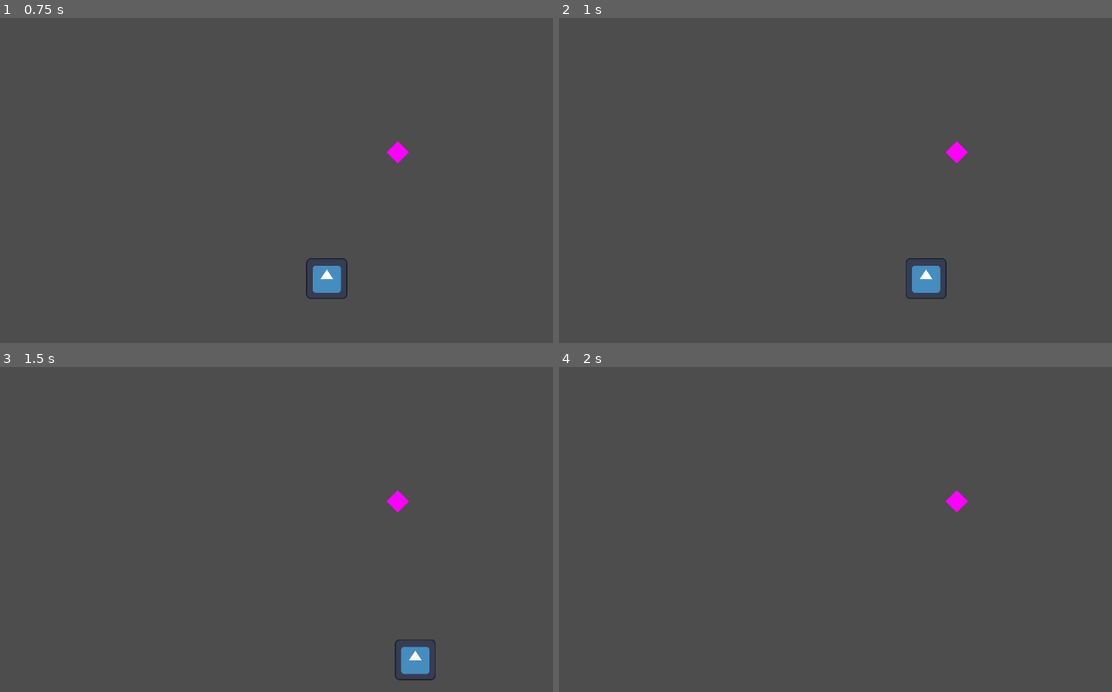
Above: before the commit, frames 1-4 (two rows, left to right).
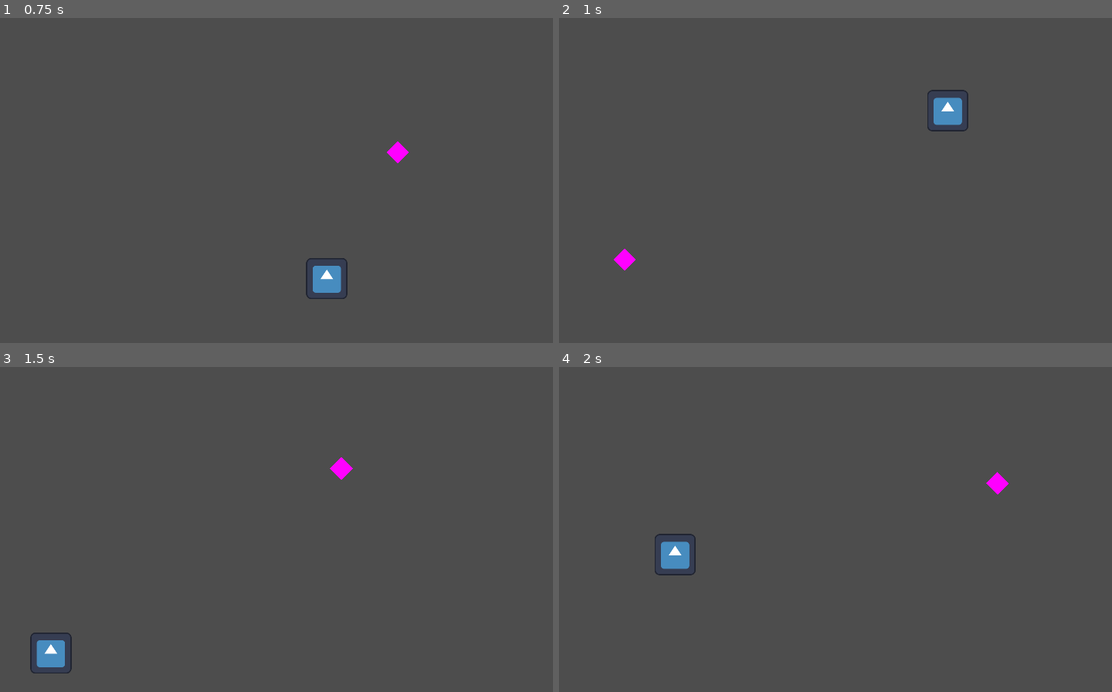
Above: after the commit, the same moments.

Repository: stokatyan/godot-ai
Game: Godot game, scene res://TestGame/PickupCoinGame.tscn
Same seed, same stepped clock (60 frames per second), same inputs: the game is played once before the commit and once after it. The engine's default icon, where the game draws it, is replaced by a stand-in: a white triangle on a blue panel in a dark square.
Inputs:
- Up to frame 1 (0.75 s): tap Enter at 0.5, 0.6 s; hold D from 0.53 s (still down)
- Up to frame 2 (1 s): keep holding D; tap 2 at 0.8 s
- Up to frame 3 (1.5 s): release D at 1.28 s; hold S from 1.28 s (still down); tap 2 at 1.35 s
- Up to frame 4 (2 s): keep holding S; tap 3 at 1.55 s

Frame 1 is identical in both runs. In frame 2, 1.4% of the frame differs, in the area x 9-75%, y 22-87%; in frame 3, 1.4%; in frame 4, 0.8%.
Error after the commit: Cannot call method 'poll' on a null value. (res://AI/AIServerTCP.gd:40)

Commit message:
fix loop playing

Diff:
--- a/godot-ai-client/TestGame/PickupCoinGame.gd
+++ b/godot-ai-client/TestGame/PickupCoinGame.gd
@@ -8,13 +8,21 @@
 
 var move_speed = 500
 
+var _is_loop_training = false
+
 # Called when the node enters the scene tree for the first time.
 func _ready():
 	_new_game()
 
 func _input(event):
 	var key_input = event as InputEventKey
-	if !key_input or key_input.echo or key_input.is_released():
+	if !key_input:
+		return
+
+	if key_input.keycode == KEY_ENTER:
+		_is_loop_training = false
+
+	if key_input.echo or key_input.is_released():
 		return
 	match key_input.keycode:
 		KEY_N:
@@ -28,9 +36,10 @@
 			var _time_elapsed = (Time.get_ticks_msec() - start_time) / 1000.0
 			_move_hero(_time_elapsed, action[0])
 		KEY_2: # Get and Submit batch
-			pass
+			var replays = await _get_batch_from_playing_round(false)
+			var response = await _ai_tcp.submit_batch_replay(replays)
 		KEY_3: # Start training loop
-			pass
+			_loop_train()
 
 func _physics_process(delta):
 	var apply_move = false
@@ -51,6 +60,9 @@
 
 	if apply_move:
 		_move_hero(delta, move_vector.angle())
+		if _is_game_complete():
+			_new_game()
+			return
 
 func _setup_ai():
 	var result = _ai_tcp.attempt_connection_to_ai_server()
@@ -71,32 +83,42 @@
 	var move_vector = Vector2.from_angle(direction)
 	hero.position += move_vector * move_speed * delta_time
 
-	if _is_game_complete():
-		_new_game()
-		return
-
 func _get_game_state() -> Array[float]:
 	return [hero.position.x, hero.position.y, coin.position.x, coin.position.y]
 
 
-func _get_batch_from_playing_round() -> Array[Replay]:
+func _get_batch_from_playing_round(deterministic: bool) -> Array[Replay]:
 	_new_game()
 	var batch: Array[Replay] = []
 	var start_time = Time.get_ticks_msec()
 
 	while Time.get_ticks_msec() - start_time < 1000.0:
+		var score_before = _get_score()
 		var t = Time.get_ticks_msec()
 		var state = _get_game_state()
-		var actions = await _ai_tcp.get_batch_actions([state], false)
+		var actions = await _ai_tcp.get_batch_actions([state], deterministic)
 		var action = actions[0] # Since we are not simulating in parallel, there is only 1 action
 		var _time_elapsed = (Time.get_ticks_msec() - t) / 1000.0
 		_move_hero(_time_elapsed, action[0])
 		var state_ = _get_game_state()
 		var is_done = _is_game_complete()
-		var replay = Replay.new(state, action, _get_score(), state_, is_done)
+		var score_after = _get_score()
+		var replay = Replay.new(state, action, score_after, state_, is_done)
 		batch.append(replay)
+
+		if is_done:
+			break
 
 	return batch
 
 func _get_score() -> float:
 	return 1000.0 - hero.position.distance_to(coin.position)
+
+func _loop_train():
+	if _is_loop_training:
+		return
+
+	_is_loop_training = true
+	var replays = await _get_batch_from_playing_round(false)
+	var response = await _ai_tcp.submit_batch_replay(replays)
+	response = await _ai_tcp.train(10, true, true)
Not shown, changed: ai-server/ai_commands.py
Not shown, changed: godot-ai-client/checkpoints/model-1.pt
